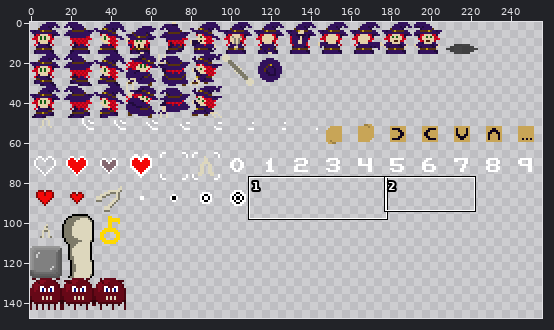
Edited in one commit: sprite sheet (src/data/image/2-sprites.png). Above: a wide view before the commit, with the close-up outlined.
Close-up. As it was:
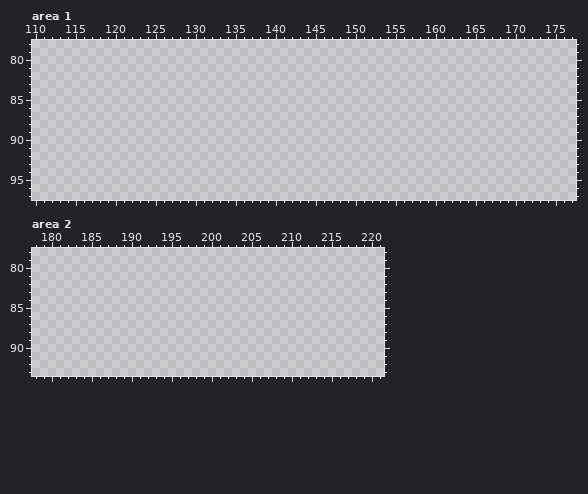
The file is 256x256 pixels. Colours within 5 levels of each other are drawn and written as one. Shown: area 1: x 110..177, y 78..97; area 2: x 178..221, y 78..93. The wide view leaves out empty margins.
Palette (. is transparent): 
After the commit:
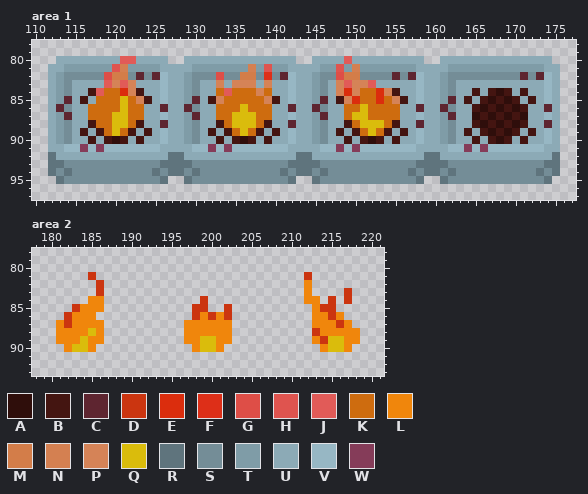
Colours new in this view: A #2f0e0b  B #441511  C #5e2530  D #cb3510  E #db2d0d  F #dd2f18  G #de4e47  H #df544f  J #e15b58  K #ce6c0f  L #f0860c  M #d37d49  N #d48051  P #d58357  Q #dabc0c  R #5f747d  S #748d97  T #7f9ca7  U #8caab6  V #97b7c4  W #853c59
From old to new:
Area 1:
y 80: x 113..126 .............. -> UUUUUUUUJJUUUU; x 129..142 .............. -> UUUUUUUUUUUUUU; x 145..158 .............. -> UUUUJUUUUUUUUU; x 161..174 .............. -> UUUUUUUUUUUUUU
y 81: x 112..175 ................................................................ -> UUTTTTTTHNTTTTUUUUTTTTTTTNTHTTUUUUTTHTNTTTTTTTUUUUTTTTTTTTTTTTUU
y 82: x 112..175 ................................................................ -> UTSSSSSGMMSCSCVUUTSSSGSSMMSFSCVUUTSSGMMSSSSCSCVUUTSSSSSSSSSCSCVU
y 83: x 112..175 ................................................................ -> UTSUUUUJPJPUUUVUUTSUUPUPPPUPUUVUUTSUPJPPJUUUUUVUUTSUUUUUUUUUUUVU
y 84: x 112..175 ................................................................ -> UTSUUBJKKEPBUUVUUTSUUKJKKKPKUUVUUTSUPEPKKEPBUUVUUTSUUBUBABUBUUVU
y 85: x 112..175 ................................................................ -> UTCUBUKKKQKPBUVUUTCUBPKKKKKPBUVUUTCUBPEKKEKPBUVUUTCUBUBABABUBUVU
y 86: x 112..175 ................................................................ -> UCSUUKKKKQKKUUCUUCSUUKKKQKKKUUCUUCSUUKKQKKKKUUCUUCSUUBABABABUUCU
y 87: x 112..175 ................................................................ -> UTCUUKKKQQKKUUVUUTCUUKKQQQKKUUVUUTCUUKQQKKKKUUVUUTCUUABABABAUUVU
y 88: x 112..175 ................................................................ -> UTSUUBKKQQKBUUCUUTSUUBKQQQKBUUCUUTSUUBKQQQKBUUCUUTSUUBABABABUUCU
y 89: x 112..175 ................................................................ -> UTSUBUBKQKBUBUVUUTSUBUBKQKBUBUVUUTSUBUBKQKBUBUVUUTSUBUBABABUBUVU
y 90: x 112..175 ................................................................ -> UTSUUBUBABUBUUVUUTSUUBUBABUBUUVUUTSUUBUBABUBUUVUUTSUUBUBABUBUUVU
y 91: x 112..175 ................................................................ -> UUVVWVWVVVVVVVUUUUVVWVWVVVVVVVUUUUVVWVWVVVVVVVUUUUVVWVWVVVVVVVUU
y 92: x 112..175 ................................................................ -> RUUUUUUUUUUUUUURRUUUUUUUUUUUUUURRUUUUUUUUUUUUUURRUUUUUUUUUUUUUUR
y 93: x 112..175 ................................................................ -> RRSSSSSSSSSSSSRRRRSSSSSSSSSSSSRRRRSSSSSSSSSSSSRRRRSSSSSSSSSSSSRR
y 94: x 112..175 ................................................................ -> RSRSSSSSSSSSSRSRRSRSSSSSSSSSSRSRRSRSSSSSSSSSSRSRRSRSSSSSSSSSSRSR
y 95: x 113..126 .............. -> RSSSSSSSSSSSSR; x 129..142 .............. -> RSSSSSSSSSSSSR; x 145..158 .............. -> RSSSSSSSSSSSSR; x 161..174 .............. -> RSSSSSSSSSSSSR
Area 2:
y 81: x 185 . -> D; x 212 . -> D
y 82: x 186 . -> D; x 212 . -> L
y 83: x 186 . -> D; x 212 . -> L; x 217 . -> D
y 84: x 185..186 .. -> LL; x 199 . -> D; x 212..213 .. -> LL; x 215 . -> D; x 217 . -> D
y 85: x 183..186 .... -> DLLL; x 198..199 .. -> DD; x 202 . -> D; x 213..215 ... -> LDD
y 86: x 182..185 .... -> DLLL; x 198..202 ..... -> DLDLD; x 213..216 .... -> LLDL
y 87: x 181..186 ...... -> LDLLLL; x 197..202 ...... -> LLLLLL; x 213..217 ..... -> LLLDL
y 88: x 181..186 ...... -> LLLLQL; x 197..202 ...... -> LLLLLL; x 213..218 ...... -> DLLLLL
y 89: x 181..186 ...... -> LLLQLL; x 197..202 ...... -> LLQQLL; x 213..218 ...... -> LDQQLL
y 90: x 182..185 .... -> LQQL; x 198..201 .... -> LQQL; x 214..217 .... -> LQQL
Boxes around the changes in both close-ups, in picture pixels (x1, y1, x2, y2):
added: (48, 56, 560, 184)
added: (56, 272, 104, 352)
added: (304, 272, 360, 352)
added: (184, 296, 232, 352)
